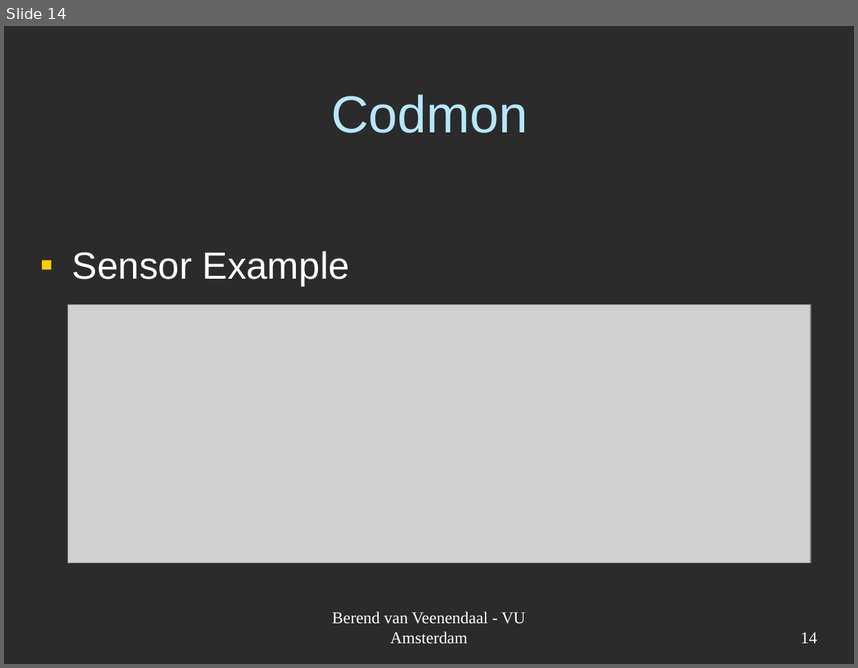
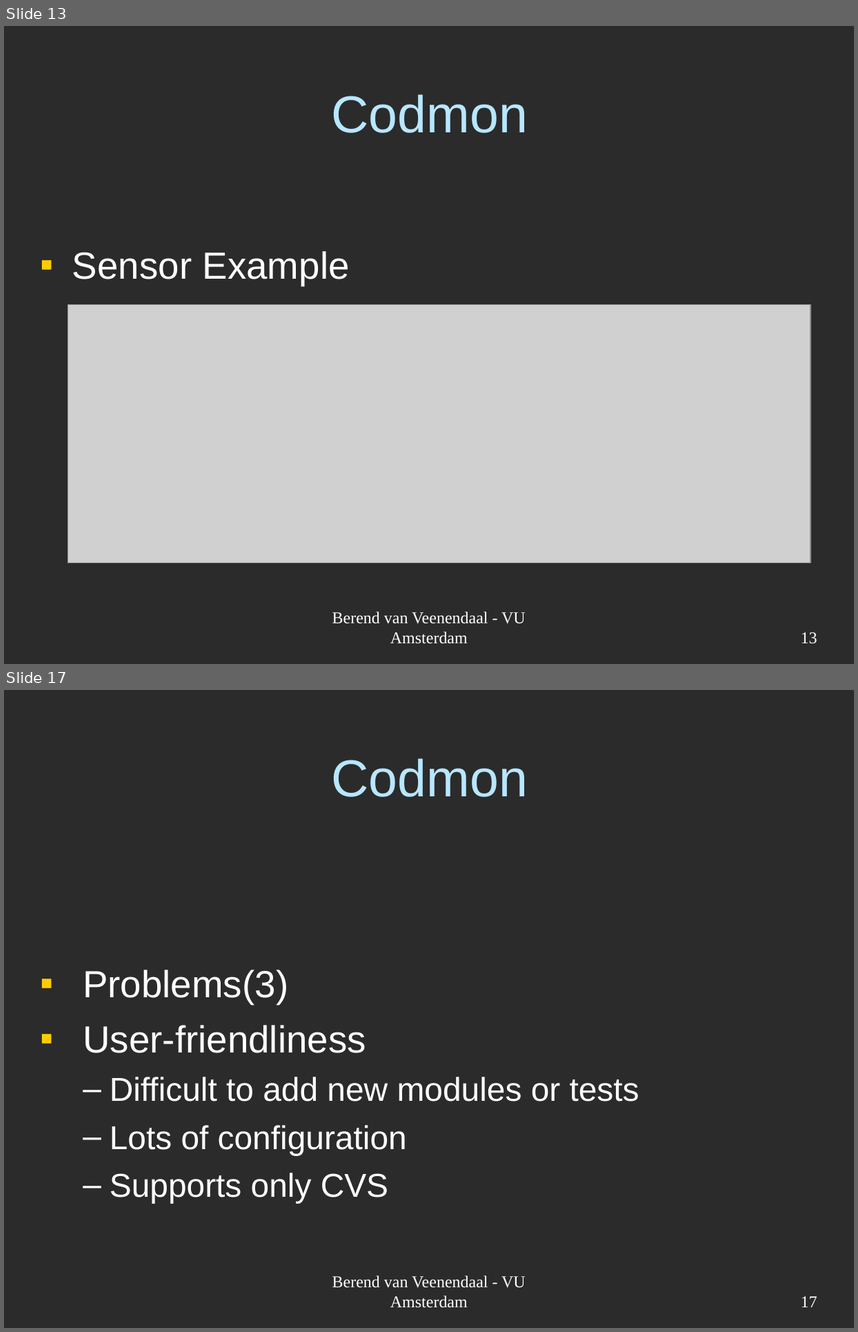
Before and after one commit to JungleComputing/codmon, a slide deck: doc/report/Codmon-VM.ppt. Shown one above the other, each under a label of ours: slide 14 before the commit, slides 13 and 17 after it; the slides between them are not shown. The pictures are 858x668 and 858x1332 pixels, drawn with LibreOffice and Linux fonts; fonts in the diff are those of the drawing; grey boxes stand for pictures; background and template pictures are left out; a plain dark background stands for a picture behind light text. Boxes give left, top, right and bottom in pixels: in the first picture for what was removed or moved away, otherwise in the second. Text is boxed around its words. In the diff, an @@ line names an element or a change of style, - is before the commit and + after.

```diff
--- a/doc/report/Codmon-VM.ppt
+++ b/doc/report/Codmon-VM.ppt
@@ slide 17 added at (x1=4, y1=690, x2=854, y2=1328), background picture (left out) @@
@@ title added at (x1=332, y1=758, x2=528, y2=797), 44 pt, text #B7E7FF @@
+Codmon
@@ text added at (x1=83, y1=969, x2=639, y2=1203), 28 pt, text #FFFFFF @@
+▪ Problems(3)
+▪ User-friendliness
+  – Difficult to add new modules or tests
+  – Lots of configuration
+  – Supports only CVS
@@ text added at (x1=332, y1=1275, x2=526, y2=1308), 14 pt, text #FFFFFF @@
+Berend van Veenendaal - VU Amsterdam
@@ page number added at (x1=801, y1=1296, x2=818, y2=1307), 14 pt, text #FFFFFF @@
+17
@@ what was slide 14 is now slide 13 @@
@@ page number at (x1=801, y1=632, x2=818, y2=644): text changed @@
-14
+13
```
Also in this commit, not shown: 1 slide changed, 10 other slides added.
